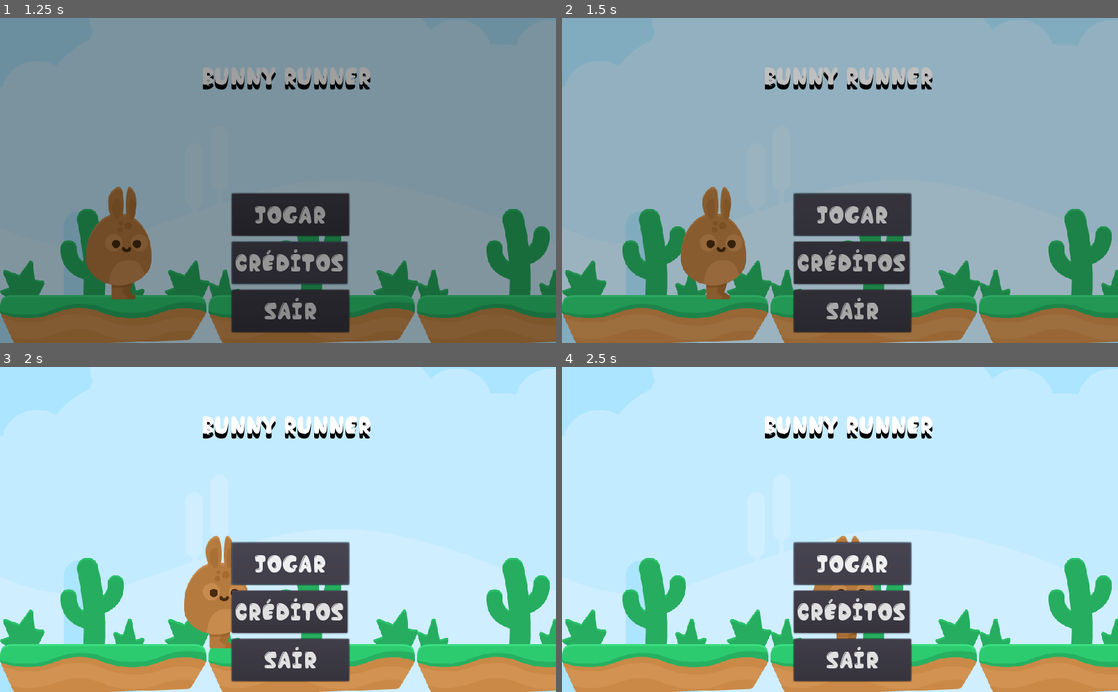
Above: before the commit, frames 1-4 (two rows, left to right).
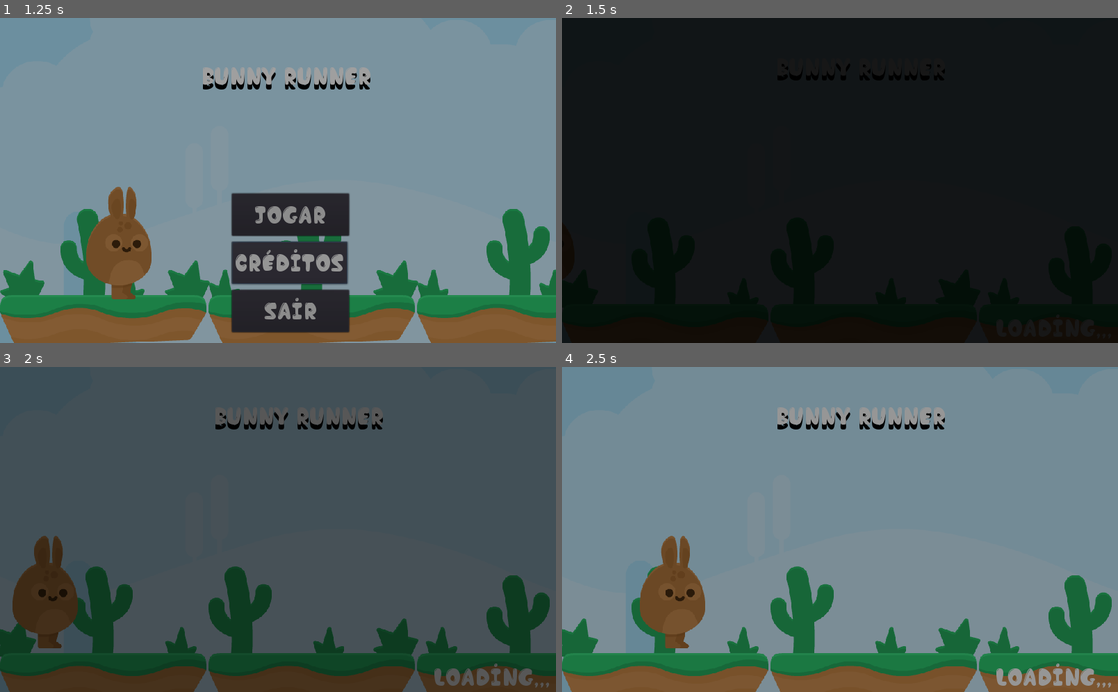
Above: after the commit, the same moments.

Repository: soapmactavish23/BunnyRunner
Game: Godot game, scene res://scenes/Menu.tscn
Same seed, same stepped clock (60 frames per second), same inputs: the game is played once before the commit and once after it. Before the commit the project has no main scene; this scene is started directly in both runs.
Inputs (mouse positions are in pixels of both pictures, inside the frame that each line leads up to):
- Up to frame 1 (1.25 s): click "Créditos" at 0.5 s
- Up to frame 2 (1.5 s): click "jogar" at 1.25 s
- Up to frame 3 (2 s): no input
- Up to frame 4 (2.5 s): click (851, 562) at 2 s, where only the run before the commit has a clickable "jogar"

Frame 1 is identical in both runs. In frame 2, 99% of the frame differs, in the area x 0-100%, y 0-100%; in frame 3, 97%; in frame 4, 100%.

Commit message:
'loading_1'

Diff:
--- a/project.godot
+++ b/project.godot
@@ -16,6 +16,7 @@
 [application]
 
 config/name="BunnyRunner"
+run/main_scene="res://scenes/Menu.tscn"
 config/icon="res://icon.png"
 
 [display]
--- /dev/null
+++ b/scenes/Loading_1.tscn
@@ -0,0 +1,36 @@
+[gd_scene load_steps=8 format=2]
+
+[ext_resource path="res://probs/Bg.tscn" type="PackedScene" id=1]
+[ext_resource path="res://probs/tileset.tscn" type="PackedScene" id=2]
+[ext_resource path="res://probs/player_anim.tscn" type="PackedScene" id=3]
+[ext_resource path="res://probs/texto.tscn" type="PackedScene" id=4]
+[ext_resource path="res://probs/fade.tscn" type="PackedScene" id=5]
+
+[sub_resource type="DynamicFontData" id=1]
+font_path = "res://fonts/Chocolate Bar Demo.otf"
+
+[sub_resource type="DynamicFont" id=2]
+size = 48
+font_data = SubResource( 1 )
+
+[node name="Loading_1" type="Node2D"]
+
+[node name="Bg" parent="." instance=ExtResource( 1 )]
+
+[node name="tileset" parent="." instance=ExtResource( 2 )]
+tile_data = PoolIntArray( 1507336, 4, 0, 1507352, 4, 0, 1572920, 4, 0, 1966079, 6, 0, 1900587, 6, 0, 1900611, 6, 0, 1966099, 5, 0, 1966116, 5, 0, 1966129, 5, 0, 2162688, 13, 0, 2162712, 13, 0, 2162736, 13, 0 )
+
+[node name="player_anim" parent="." instance=ExtResource( 3 )]
+
+[node name="texto" parent="." instance=ExtResource( 4 )]
+position = Vector2( 390.531, 50.2112 )
+
+[node name="Label" type="Label" parent="."]
+margin_left = 798.106
+margin_top = 546.421
+margin_right = 1095.11
+margin_bottom = 598.421
+custom_fonts/font = SubResource( 2 )
+text = "Loading,,,"
+
+[node name="fade" parent="." instance=ExtResource( 5 )]
--- a/scenes/Menu.tscn
+++ b/scenes/Menu.tscn
@@ -1,11 +1,12 @@
-[gd_scene load_steps=9 format=2]
+[gd_scene load_steps=10 format=2]
 
-[ext_resource path="res://probs/Bg.tscn" type="PackedScene" id=1]
-[ext_resource path="res://probs/tileset.tscn" type="PackedScene" id=2]
-[ext_resource path="res://probs/player_anim.tscn" type="PackedScene" id=3]
-[ext_resource path="res://probs/texto.tscn" type="PackedScene" id=4]
-[ext_resource path="res://probs/fade.tscn" type="PackedScene" id=5]
-[ext_resource path="res://probs/musica.tscn" type="PackedScene" id=6]
+[ext_resource path="res://scripts/Menu.gd" type="Script" id=1]
+[ext_resource path="res://probs/Bg.tscn" type="PackedScene" id=2]
+[ext_resource path="res://probs/tileset.tscn" type="PackedScene" id=3]
+[ext_resource path="res://probs/player_anim.tscn" type="PackedScene" id=4]
+[ext_resource path="res://probs/texto.tscn" type="PackedScene" id=5]
+[ext_resource path="res://probs/fade.tscn" type="PackedScene" id=6]
+[ext_resource path="res://probs/musica.tscn" type="PackedScene" id=7]
 
 [sub_resource type="DynamicFontData" id=1]
 font_path = "res://fonts/Chocolate Bar Demo.otf"
@@ -15,18 +16,19 @@
 font_data = SubResource( 1 )
 
 [node name="Menu" type="Node2D"]
+script = ExtResource( 1 )
 
-[node name="Bg" parent="." instance=ExtResource( 1 )]
+[node name="Bg" parent="." instance=ExtResource( 2 )]
 
-[node name="tileset" parent="." instance=ExtResource( 2 )]
+[node name="tileset" parent="." instance=ExtResource( 3 )]
 tile_data = PoolIntArray( 1441799, 4, 0, 1441824, 4, 0, 1441848, 4, 0, 1835008, 6, 0, 1835027, 6, 0, 1835051, 6, 0, 1835075, 6, 0, 1900557, 5, 0, 1900568, 5, 0, 1900592, 5, 0, 1900606, 5, 0, 2097152, 13, 0, 2097176, 13, 0, 2097200, 13, 0 )
 
-[node name="player_anim" parent="." instance=ExtResource( 3 )]
+[node name="player_anim" parent="." instance=ExtResource( 4 )]
 
-[node name="texto" parent="." instance=ExtResource( 4 )]
+[node name="texto" parent="." instance=ExtResource( 5 )]
 position = Vector2( 368.215, 66.9482 )
 
-[node name="fade" parent="." instance=ExtResource( 5 )]
+[node name="fade" parent="." instance=ExtResource( 6 )]
 
 [node name="btnJogar" type="Button" parent="."]
 margin_left = 427.0
@@ -52,4 +54,7 @@
 custom_fonts/font = SubResource( 2 )
 text = "Sair"
 
-[node name="musica" parent="." instance=ExtResource( 6 )]
+[node name="musica" parent="." instance=ExtResource( 7 )]
+[connection signal="pressed" from="btnJogar" to="." method="_on_btnJogar_pressed"]
+[connection signal="pressed" from="btnCreditos" to="." method="_on_btnCreditos_pressed"]
+[connection signal="pressed" from="btnSair" to="." method="_on_btnSair_pressed"]
--- /dev/null
+++ b/scripts/Game.gd
@@ -0,0 +1,12 @@
+extends Node2D
+
+var cenas = [
+	"res://scenes/Menu.tscn",
+	"res://scenes/Loading_1.tscn"
+]
+
+func mudaCena(cena):
+	get_tree().change_scene(cena)
+
+func _ready():
+	pass
--- /dev/null
+++ b/scripts/Menu.gd
@@ -0,0 +1,14 @@
+extends "res://scripts/Game.gd"
+
+
+func _ready():
+	pass
+
+func _on_btnJogar_pressed():
+	mudaCena(cenas[1])
+
+func _on_btnCreditos_pressed():
+	print("creditos")
+
+func _on_btnSair_pressed():
+	get_tree().quit()
